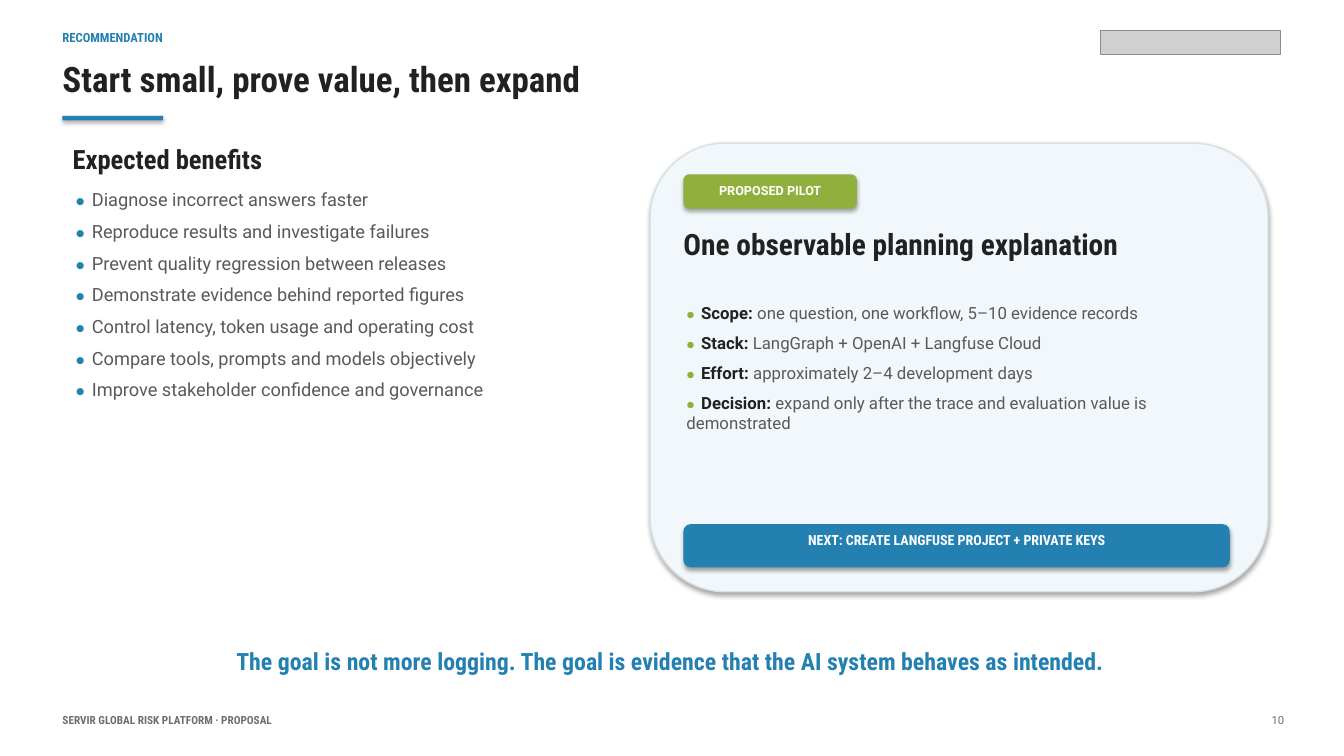
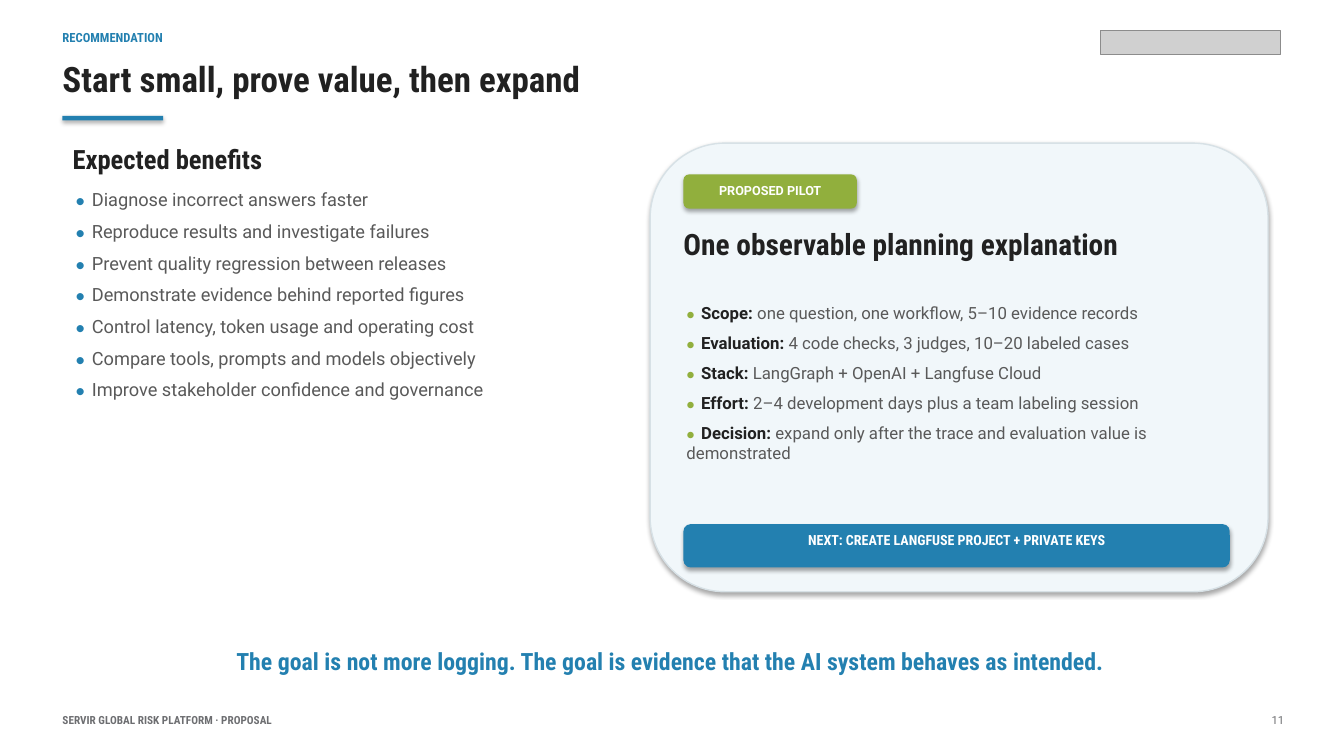
Before and after one commit to kovitad/SERVIR_GRP_DEMO, a slide deck: slide 11 of docs/27Aug2026/GRP_AI_Observability_and_Evaluation_Proposal.pptx (slide 10 before the commit). Drawn at 1344x756 pixels with LibreOffice and Linux fonts; fonts in the diff are those of the drawing; grey boxes stand for pictures. Boxes give left, top, right and bottom in pixels: in the first picture for what was removed or moved away, otherwise in the second. Text is boxed around its words. In the diff, an @@ line names an element or a change of style, - is before the commit and + after.

Commit message:
Strengthen observability evaluation proposal

```diff
--- a/docs/27Aug2026/GRP_AI_Observability_and_Evaluation_Proposal.pptx
+++ b/docs/27Aug2026/GRP_AI_Observability_and_Evaluation_Proposal.pptx
@@ text at <box>701,336,1129,353</box>: paragraph added @@
+● Evaluation: 4 code checks, 3 judges, 10–20 labeled cases
@@ text at <box>701,396,1139,413</box>: text changed @@
-● Effort: approximately 2–4 development days
+● Effort: 2–4 development days plus a team labeling session
@@ text at <box>1272,716,1285,724</box>: text changed @@
-10
+11
```
Also in this commit, not shown: 5 other slides changed, 3 slides added, 1 slide removed, 3 other files.
